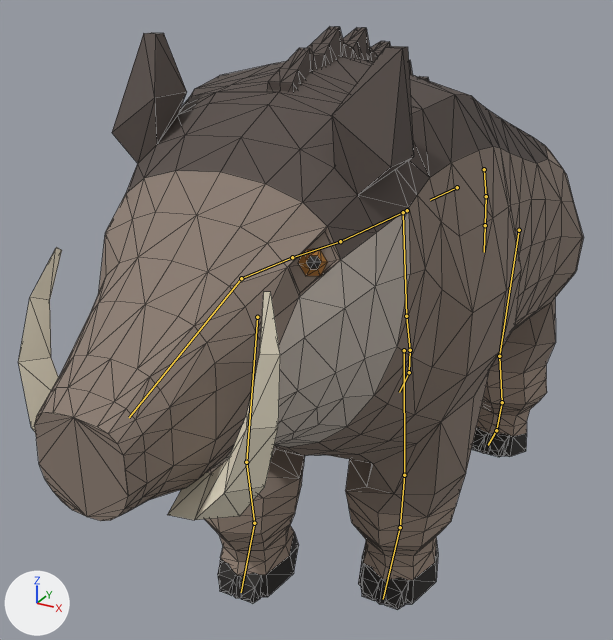
The glTF model creatures/experiments/boxmodel/abc/t7x/zoo/boar/stage4/boar.glb: old version first, new version second.
Camera for both pictures: a 50 mm lens placed at (0.559, -1.247, 1.028), pointed at (-0.099, -0.05, 0.43). Lighting does not change. The marker at lower left points along +X, +Y and +Z. The first picture is the older version. Both versions are drawn at frame 10 of the action 'move'; the numbers are the values there. The bones that change, and the others that lie on the model, are drawn over the model as lines. Mesh edges are drawn as thin lines.

Names of what the first picture shows: 'body', 'piece_crest', 'piece_eye', 'piece_toes', 'piece_tusk'.
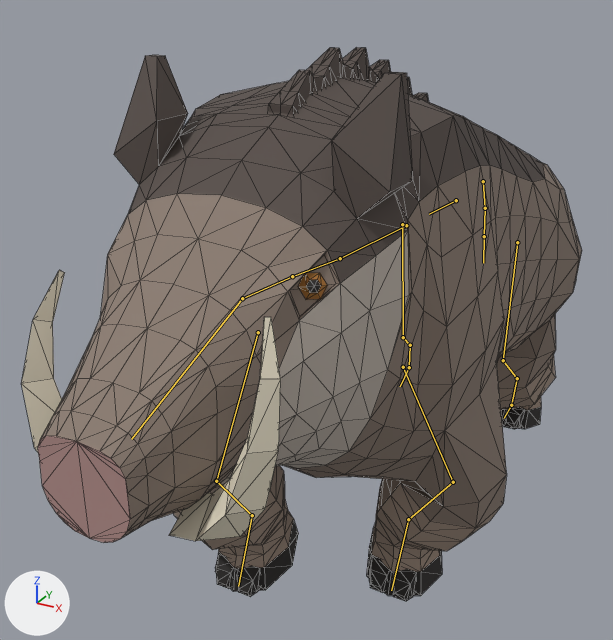
What the commit changed:
Bone 'hips' (bone_hips) moves from (0.0, 0.0, 0.0) to (0.0, -0.002, -0.028).
Bone 'upperarm.L' (bone_upperarm_l) turns from (-11, 0, 0) to (-19, 4, 16) degrees about its own x, y and z.
Bone 'forearm.L' (bone_forearm_l) turns from (0, 0, 0) to (14, 6, -48) degrees about its own x, y and z.
Bone 'hoof.L' (bone_hoof_l) turns from (0, 0, 0) to (-3, 22, 23) degrees about its own x, y and z.
Bone 'upperarm.R' (bone_upperarm_r) turns from (11, 0, 0) to (28, 1, -3) degrees about its own x, y and z.
Bone 'forearm.R' (bone_forearm_r) turns from (-15, 0, 0) to (-61, 7, 9) degrees about its own x, y and z.
Bone 'hoof.R' (bone_hoof_r) turns from (-12, 0, 0) to (18, -1, -9) degrees about its own x, y and z.
Bone 'thigh.L' (bone_thigh_l) turns from (11, 0, 0) to (1, 0, -1) degrees about its own x, y and z.
Bone 'shin.L' (bone_shin_l) turns from (-9, 0, 0) to (-33, 1, 3) degrees about its own x, y and z.
Bone 'foot.L' (bone_foot_l) turns from (11, 0, 0) to (46, 1, -2) degrees about its own x, y and z.
Bone 'thigh.R' (bone_thigh_r) turns from (-11, 0, 0) to (0, 0, 3) degrees about its own x, y and z.
Bone 'shin.R' (bone_shin_r) turns from (0, 0, 0) to (-40, -4, -10) degrees about its own x, y and z.
Bone 'foot.R' (bone_foot_r) turns from (0, 0, 0) to (30, -1, 7) degrees about its own x, y and z.

Boxes [x1, y1, x2, y2] around the edits, measured in the pictures (613 x 640 px):
'body', posed
    before: [34, 33, 584, 604]
    after: [38, 55, 582, 596]
'piece_tusk', posed
    before: [18, 247, 280, 520]
    after: [21, 270, 281, 541]
'piece_crest', posed
    before: [268, 27, 429, 93]
    after: [268, 47, 429, 115]
'piece_toes', posed (6% wider)
    before: [218, 427, 510, 610]
    after: [215, 407, 525, 601]
'piece_eye', posed
    before: [298, 249, 328, 276]
    after: [298, 273, 328, 300]
bone 'hips', root to tip
    before: (457, 187) to (430, 200)
    after: (456, 200) to (429, 214)
bone 'upperarm.L', root to tip
    before: (404, 350) to (404, 475)
    after: (403, 367) to (453, 482)
bone 'forearm.L', root to tip
    before: (404, 475) to (400, 527)
    after: (453, 482) to (408, 519)
bone 'hoof.L', root to tip
    before: (400, 527) to (383, 599)
    after: (408, 519) to (391, 590)
bone 'upperarm.R', root to tip
    before: (257, 317) to (246, 462)
    after: (258, 332) to (216, 481)
bone 'forearm.R', root to tip
    before: (246, 462) to (254, 523)
    after: (216, 481) to (252, 515)
bone 'hoof.R', root to tip
    before: (254, 523) to (241, 592)
    after: (252, 515) to (238, 586)
bone 'thigh.L', root to tip
    before: (519, 230) to (499, 356)
    after: (517, 242) to (503, 360)
bone 'shin.L', root to tip
    before: (499, 356) to (502, 402)
    after: (503, 360) to (517, 378)
bone 'foot.L', root to tip
    before: (502, 402) to (496, 430)
    after: (517, 378) to (511, 405)
bone 'thigh.R', root to tip
    before: (403, 212) to (406, 316)
    after: (402, 224) to (403, 337)
bone 'shin.R', root to tip
    before: (406, 316) to (410, 350)
    after: (403, 337) to (410, 345)
bone 'foot.R', root to tip
    before: (410, 350) to (409, 372)
    after: (410, 345) to (409, 367)
